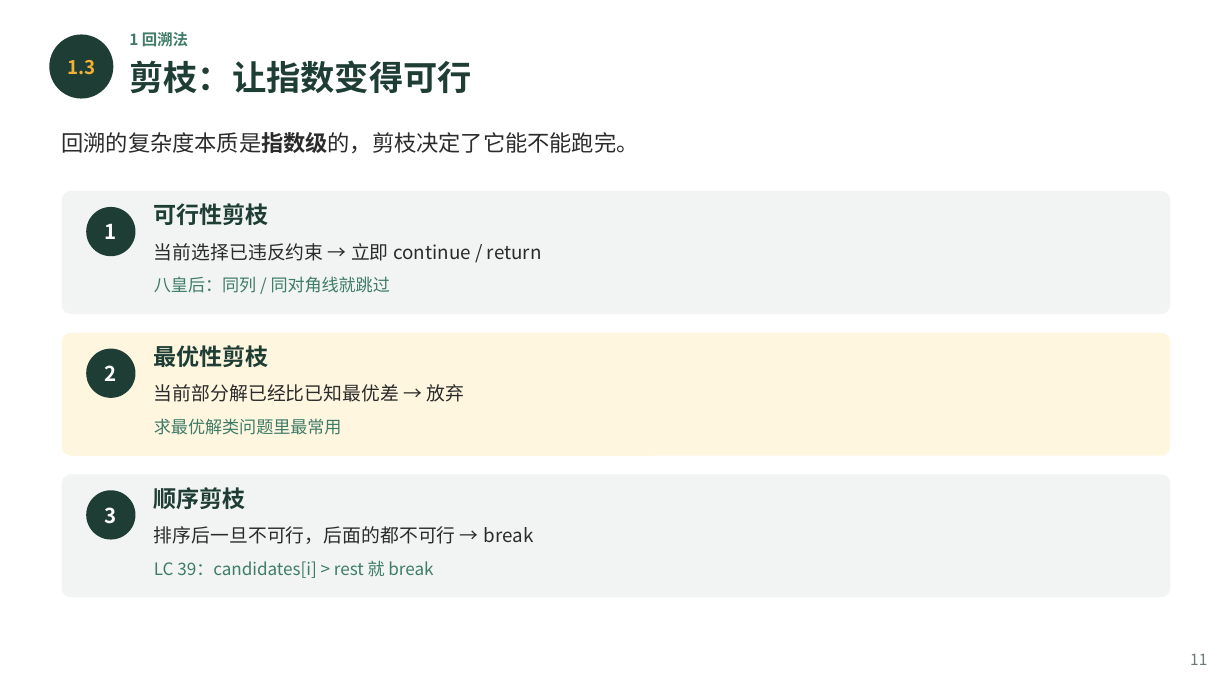
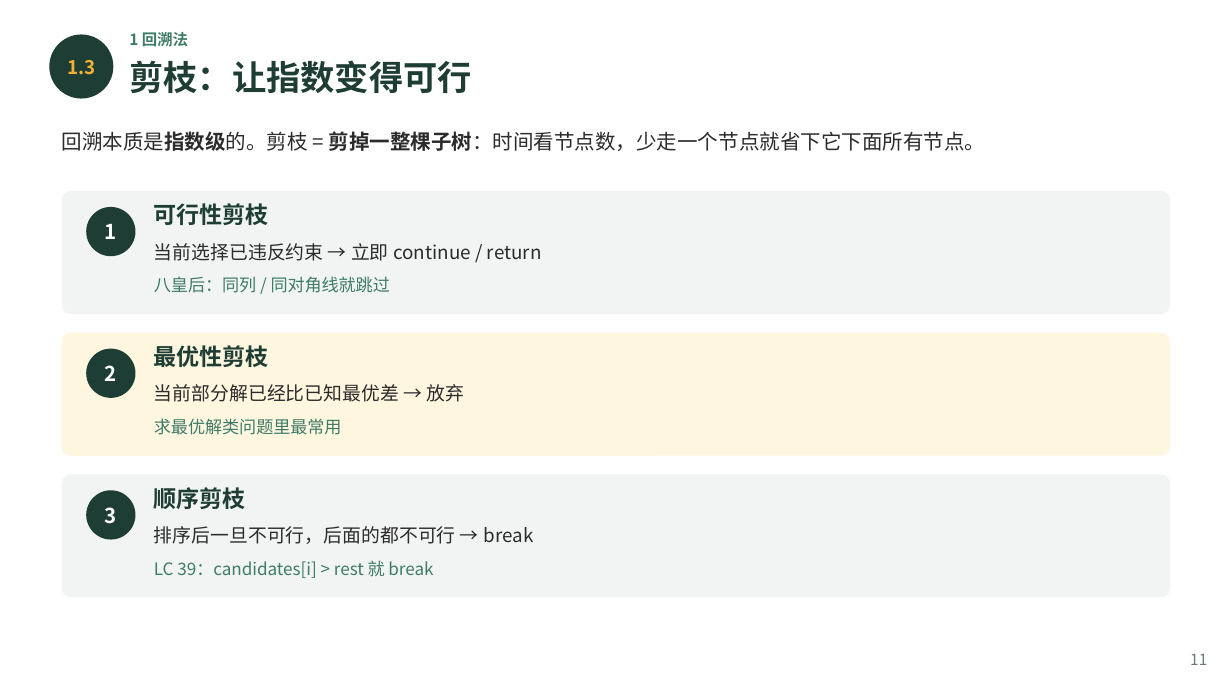
Before and after one commit to GMyhf/2026fall-cs101, a slide deck: slide 11 of courseware/202610_ADS_W09_Recursion_Backtracking_DSU.pptx. Drawn at 1232x693 pixels with LibreOffice and Linux fonts; fonts in the diff are those of the drawing. Boxes give left, top, right and bottom in pixels: in the first picture for what was removed or moved away, otherwise in the second. Text is boxed around its words. In the diff, an @@ line names an element or a change of style, - is before the commit and + after.

```diff
--- a/courseware/202610_ADS_W09_Recursion_Backtracking_DSU.pptx
+++ b/courseware/202610_ADS_W09_Recursion_Backtracking_DSU.pptx
@@ text at (62,131,986,151): text changed; size 13 to 12 pt @@
-回溯的复杂度本质是指数级的，剪枝决定了它能不能跑完。
+回溯本质是指数级的。剪枝 = 剪掉一整棵子树：时间看节点数，少走一个节点就省下它下面所有节点。
```
Also in this commit, not shown: 3 other slides changed, 7 other files.
